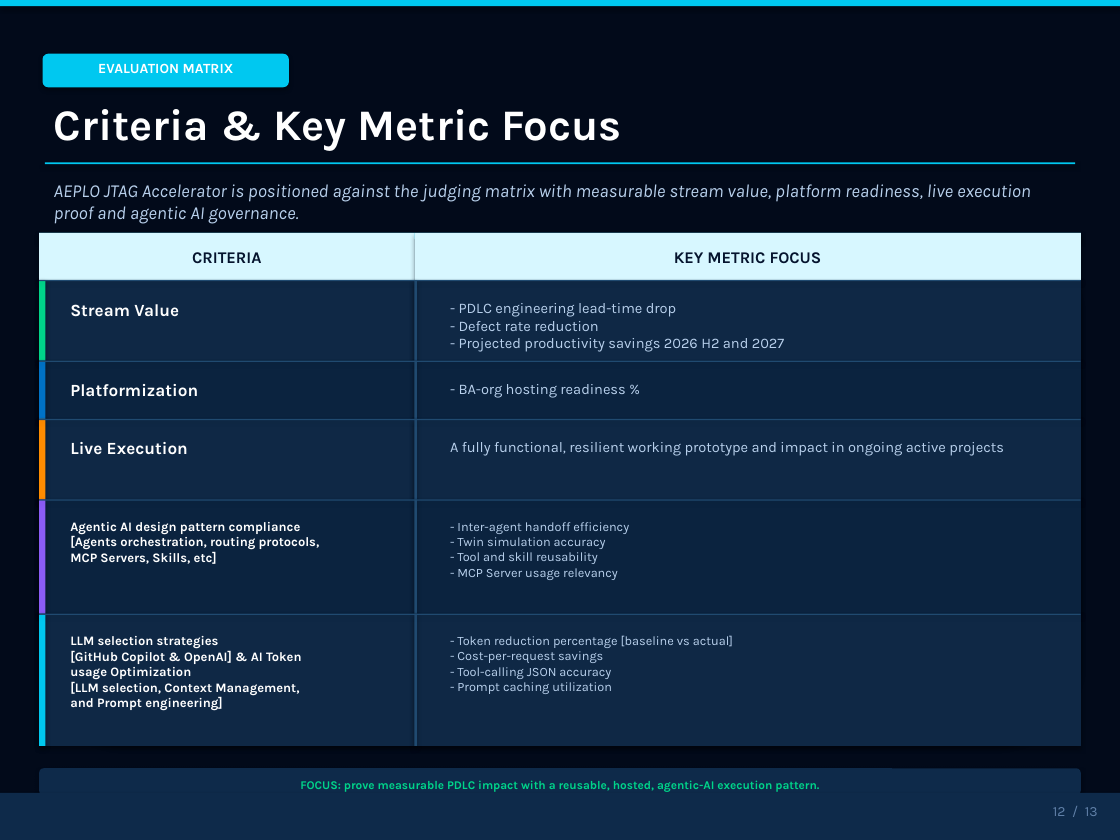
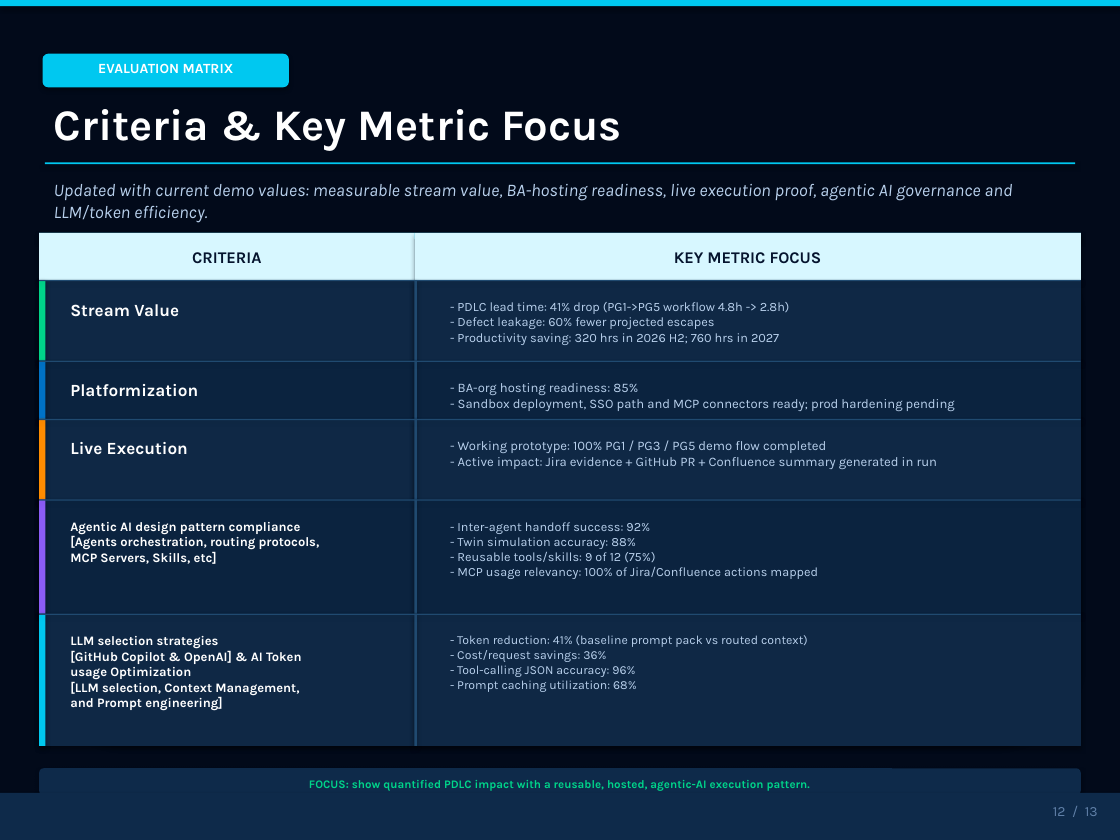
Before and after one commit to shyamnexus/HON_PPT, a slide deck: slide 12 of AI-Driven Embedded Product Lifecycle OrchestratorV5.pptx. Drawn at 1120x840 pixels with LibreOffice and Linux fonts; fonts in the diff are those of the drawing. Boxes give left, top, right and bottom in pixels: in the first picture for what was removed or moved away, otherwise in the second. Text is boxed around its words. In the diff, an @@ line names an element or a change of style, - is before the commit and + after.

```diff
--- a/AI-Driven Embedded Product Lifecycle OrchestratorV5.pptx
+++ b/AI-Driven Embedded Product Lifecycle OrchestratorV5.pptx
@@ text at box(54, 184, 1012, 223): text changed; size 11.8 to 11.4 pt @@
-AEPLO JTAG Accelerator is positioned against the judging matrix with measurable stream value, platform readiness, live execution proof and agentic AI governance.
+Updated with current demo values: measurable stream value, BA-hosting readiness, live execution proof, agentic AI governance and LLM/token efficiency.
@@ text at box(457, 302, 790, 345): text changed; size 9.4 to 8.2 pt @@
-- PDLC engineering lead-time drop
-- Defect rate reduction
-- Projected productivity savings 2026 H2 and 2027
+- PDLC lead time: 41% drop (PG1->PG5 workflow 4.8h -> 2.8h)
+- Defect leakage: 60% fewer projected escapes
+- Productivity saving: 320 hrs in 2026 H2; 760 hrs in 2027
@@ text at box(458, 383, 955, 411): text changed; size 9.4 to 8.4 pt @@
-- BA-org hosting readiness %
+- BA-org hosting readiness: 85%
+- Sandbox deployment, SSO path and MCP connectors ready; prod hardening pending
@@ text at box(458, 441, 937, 469): text changed; size 9.4 to 8.4 pt @@
-A fully functional, resilient working prototype and impact in ongoing active projects
+- Working prototype: 100% PG1 / PG3 / PG5 demo flow completed
+- Active impact: Jira evidence + GitHub PR + Confluence summary generated in run
@@ text at box(457, 522, 818, 579): text changed; size 8.2 to 8.1 pt @@
-- Inter-agent handoff efficiency
-- Twin simulation accuracy
-- Tool and skill reusability
-- MCP Server usage relevancy
+- Inter-agent handoff success: 92%
+- Twin simulation accuracy: 88%
+- Reusable tools/skills: 9 of 12 (75%)
+- MCP usage relevancy: 100% of Jira/Confluence actions mapped
@@ text at box(457, 635, 808, 692): text changed; size 8.2 to 7.9 pt @@
-- Token reduction percentage [baseline vs actual]
-- Cost-per-request savings
-- Tool-calling JSON accuracy
-- Prompt caching utilization
+- Token reduction: 41% (baseline prompt pack vs routed context)
+- Cost/request savings: 36%
+- Tool-calling JSON accuracy: 96%
+- Prompt caching utilization: 68%
@@ text at box(309, 780, 810, 791): text changed; size 7.6 to 7.4 pt @@
-FOCUS: prove measurable PDLC impact with a reusable, hosted, agentic-AI execution pattern.
+FOCUS: show quantified PDLC impact with a reusable, hosted, agentic-AI execution pattern.
```
